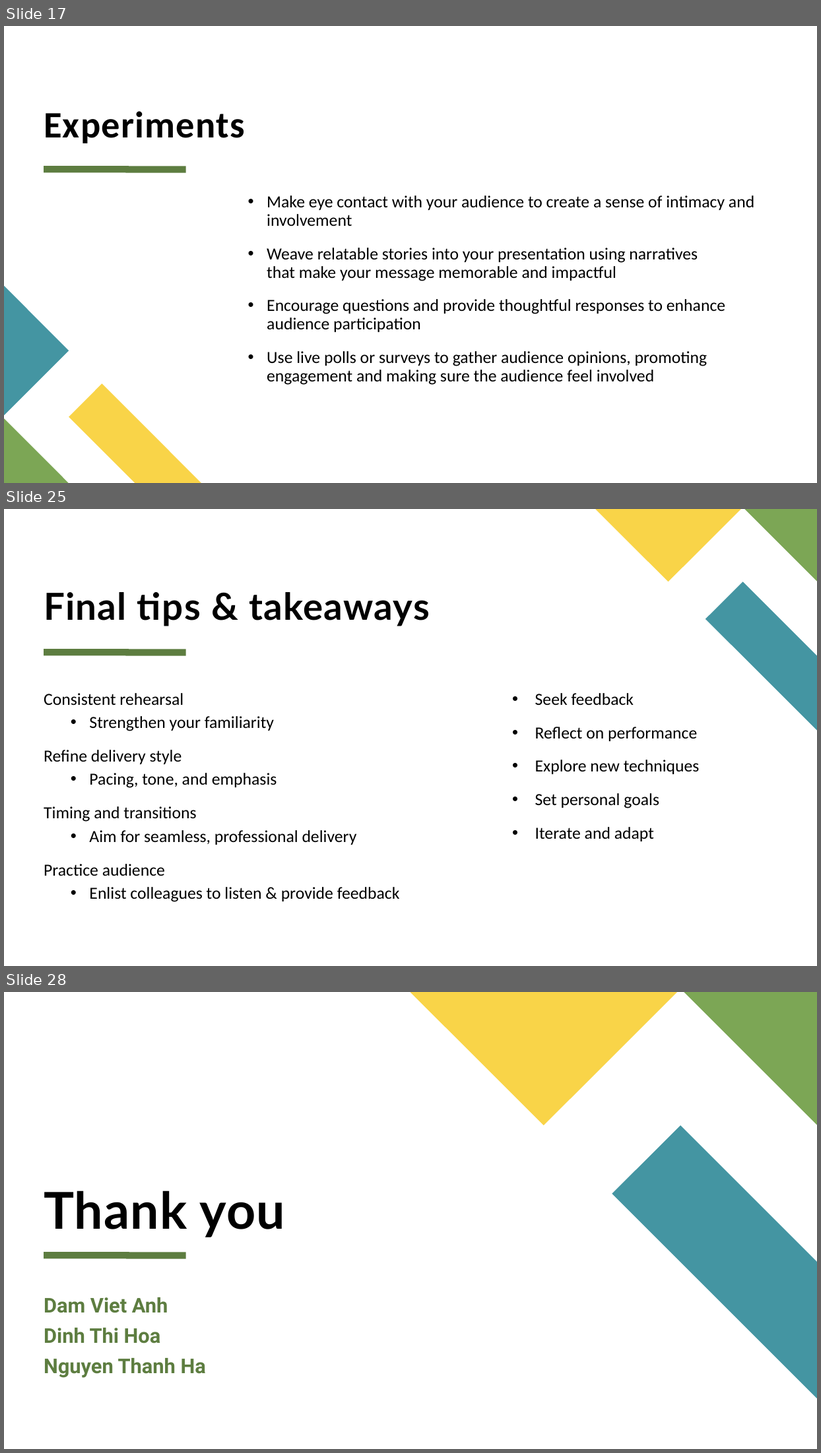
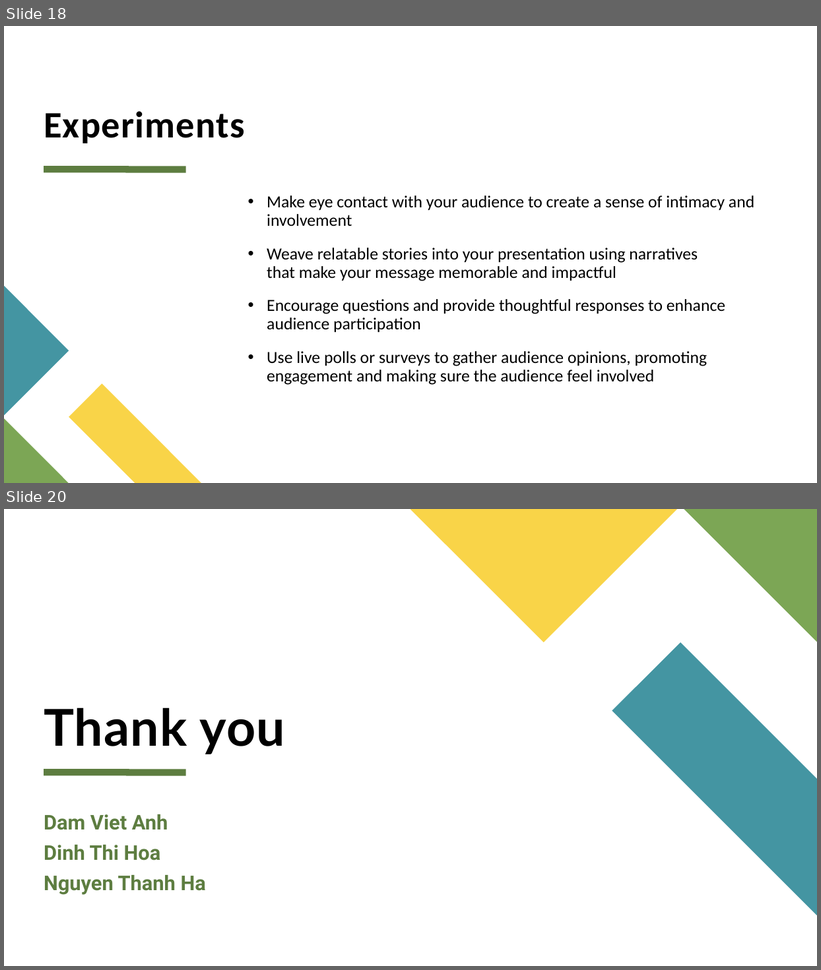
Before and after one commit to Anh26535D/cpp, a slide deck: report_computer_vision.pptx. Shown one above the other, each under a label of ours: slides 17, 25 and 28 before the commit, slides 18 and 20 after it; the slides between them are not shown. The pictures are 821x1453 and 821x970 pixels, drawn with LibreOffice and Linux fonts; fonts in the diff are those of the drawing. Boxes give left, top, right and bottom in pixels: in the first picture for what was removed or moved away, otherwise in the second. Text is boxed around its words. In the diff, an @@ line names an element or a change of style, - is before the commit and + after.

```diff
--- a/report_computer_vision.pptx
+++ b/report_computer_vision.pptx
@@ slide 25 removed at [4,509,817,966], background #FFFFFF; not listed: 1 template element that a slide beside it also shows @@
@@ freeform shape removed at [596,509,741,582] @@
@@ freeform shape removed at [745,509,817,582] @@
@@ freeform shape removed at [706,582,817,730] @@
@@ title removed at [44,592,430,626] @@
-Final tips & takeaways
@@ text removed at [44,693,400,902] @@
-Consistent rehearsal
-  • Strengthen your familiarity
-Refine delivery style
-  • Pacing, tone, and emphasis
-Timing and transitions
-  • Aim for seamless, professional delivery
-Practice audience
-  • Enlist colleagues to listen & provide feedback
@@ text removed at [535,693,700,842] @@
-• Seek feedback
-• Reflect on performance
-• Explore new techniques
-• Set personal goals
-• Iterate and adapt
@@ what was slide 17 is now slide 18 @@
@@ what was slide 28 is now slide 20 @@
```
Also in this commit, not shown: 1 slide changed, 4 slides added, 11 other slides removed.
